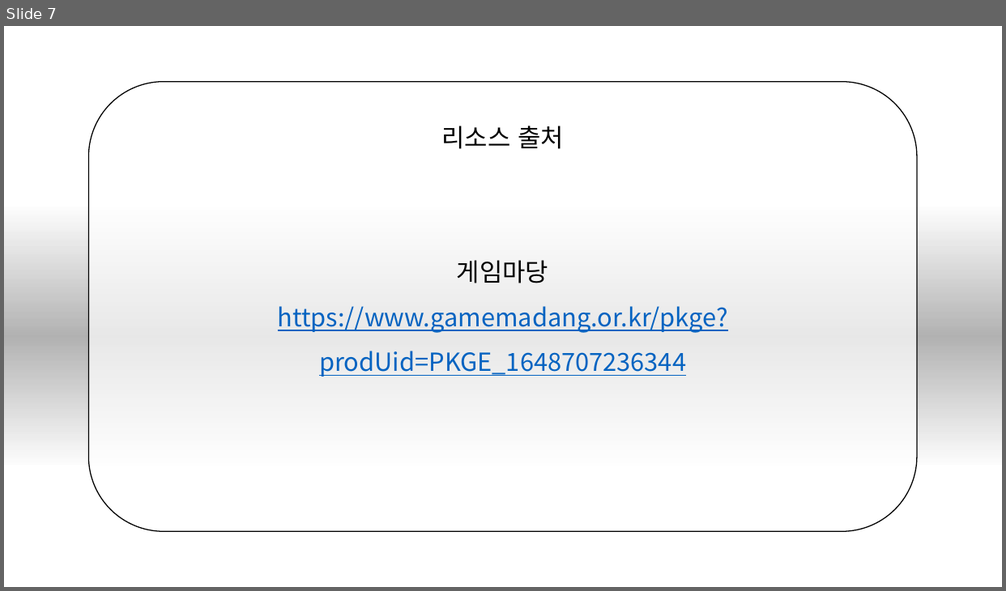
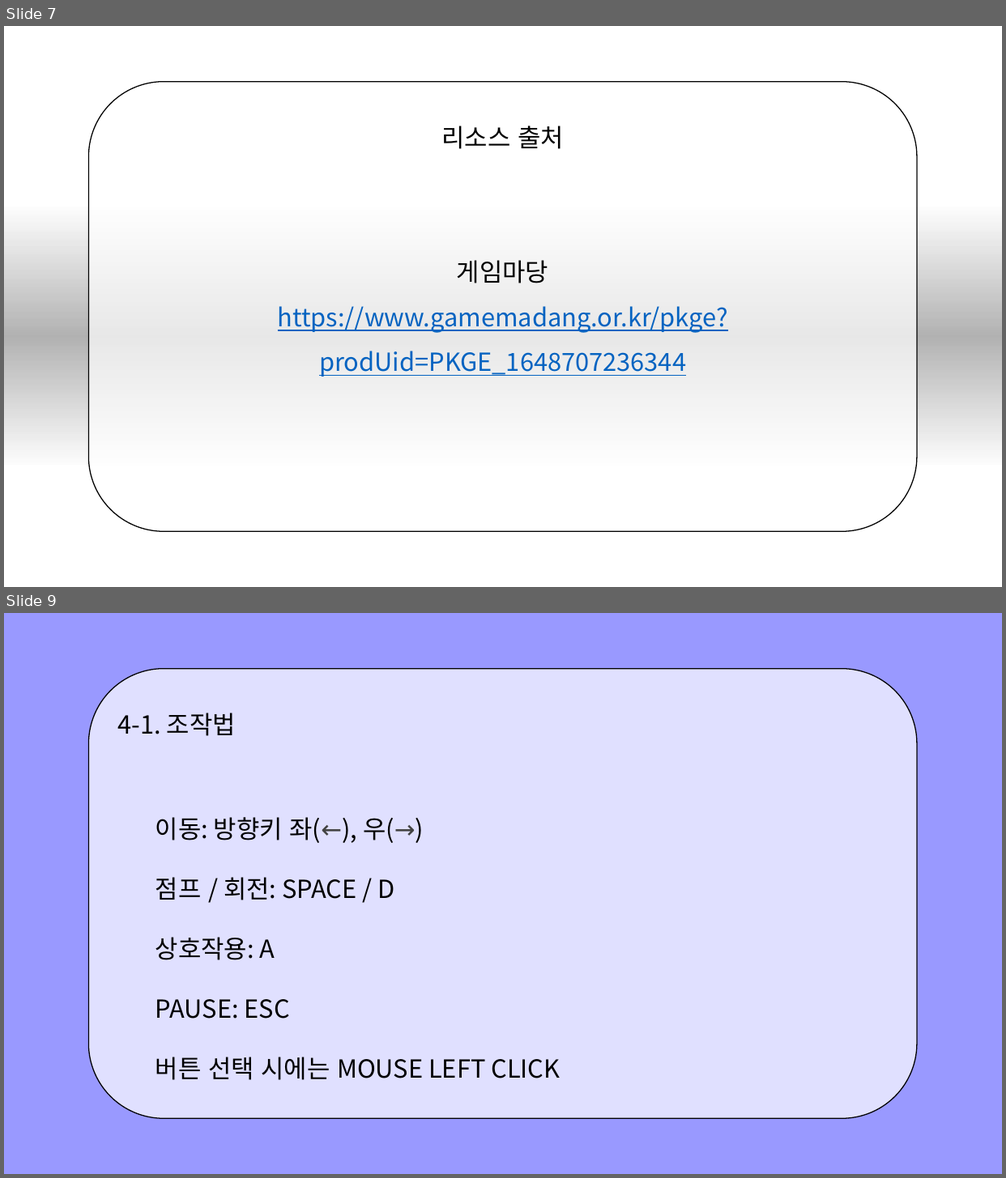
Before and after one commit to pikach-u/2DGP_PIXELJONES, a slide deck: 2DGP 기획발표.pptx. Shown one above the other, each under a label of ours: slide 7 before the commit, slides 7 and 9 after it; the slides between them are not shown. The pictures are 1006x591 and 1006x1178 pixels, drawn with LibreOffice and Linux fonts; fonts in the diff are those of the drawing; background and template pictures are left out. Boxes give left, top, right and bottom in pixels: in the first picture for what was removed or moved away, otherwise in the second. Text is boxed around its words. In the diff, an @@ line names an element or a change of style, - is before the commit and + after.

```diff
--- a/2DGP 기획발표.pptx
+++ b/2DGP 기획발표.pptx
@@ slide 9 added at bbox=[4, 613, 1002, 1174], background #9999FF @@
@@ rounded rectangle added at bbox=[88, 668, 918, 1118], fill #FFFFFF at 70% opacity, outline #000000 1 pt, 24 pt, text #000000 @@
+4-1. 조작법
+  이동: 방향키 좌(←), 우(→)
+  점프 / 회전: SPACE / D
+  상호작용: A
+  PAUSE: ESC
+  버튼 선택 시에는 MOUSE LEFT CLICK
```
Also in this commit, not shown: 1 slide changed, 5 other slides added.
